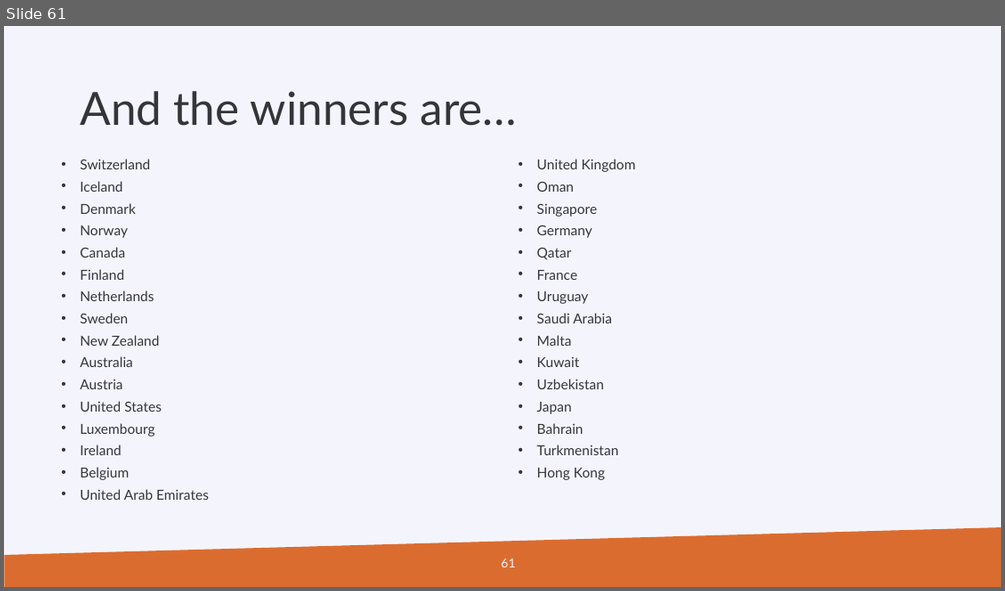
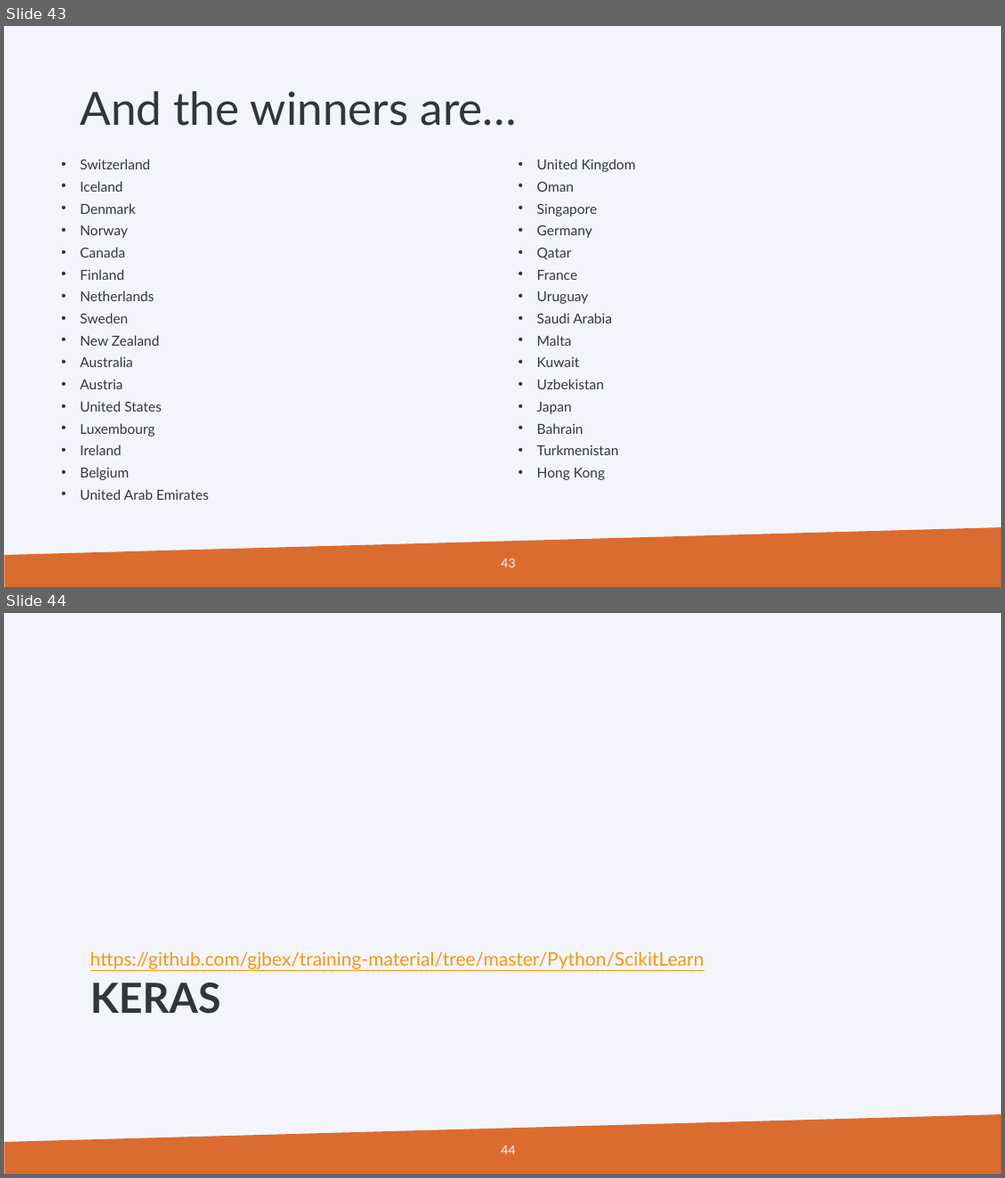
Before and after one commit to gjbex/Machine-learning-with-Python, a slide deck: python_for_machine_learning.pptx. Shown one above the other, each under a label of ours: slide 61 before the commit, slides 43 and 44 after it. The pictures are 1005x591 and 1005x1178 pixels, drawn with LibreOffice and Linux fonts; fonts in the diff are those of the drawing; background and template pictures are left out. Boxes give left, top, right and bottom in pixels: in the first picture for what was removed or moved away, otherwise in the second. Text is boxed around its words. In the diff, an @@ line names an element or a change of style, - is before the commit and + after.

```diff
--- a/python_for_machine_learning.pptx
+++ b/python_for_machine_learning.pptx
@@ slide 44 added at [4,613,1001,1174], background #F4F5FC; not listed: 1 template element that a slide beside it also shows @@
@@ text added at [90,951,704,969], 18 pt, text #F8960D, underline @@
+https://github.com/gjbex/training-material/tree/master/Python/ScikitLearn
@@ title added at [90,982,221,1013], 40 pt, text #333639, bold @@
+KERAS
@@ page number added at [501,1145,515,1154], 12 pt, text #F4F5FC @@
+44
@@ what was slide 61 is now slide 43 @@
@@ page number at [501,558,515,567]: text changed @@
-61
+43
```
Also in this commit, not shown: 3 slides changed, 3 slides removed.
